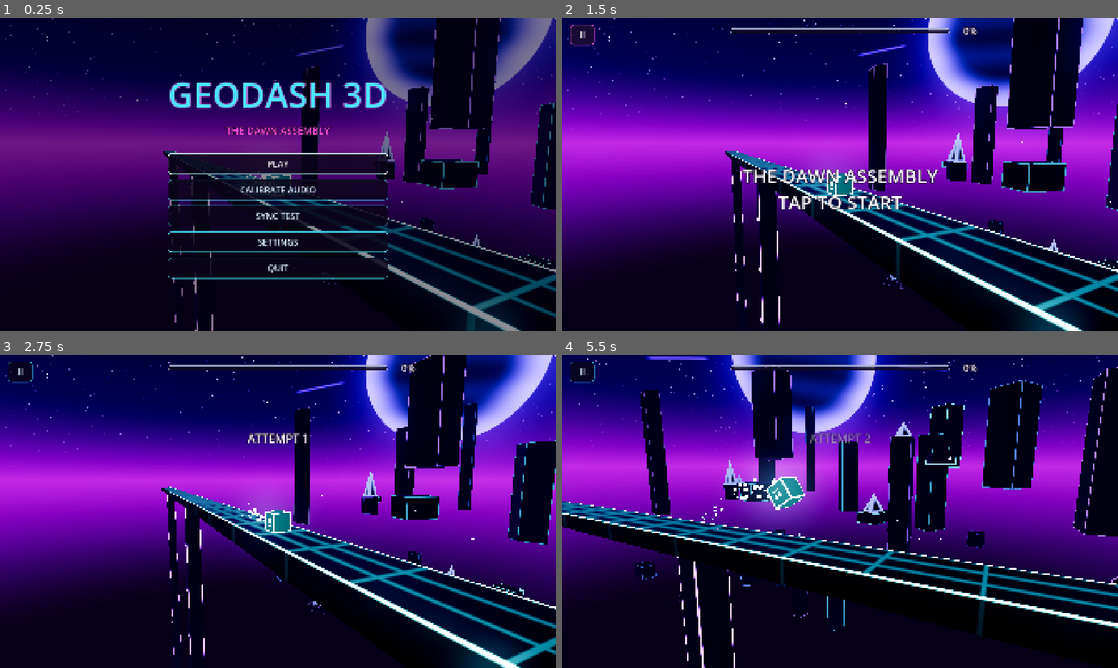
Above: before the commit, frames 1-4 (two rows, left to right).
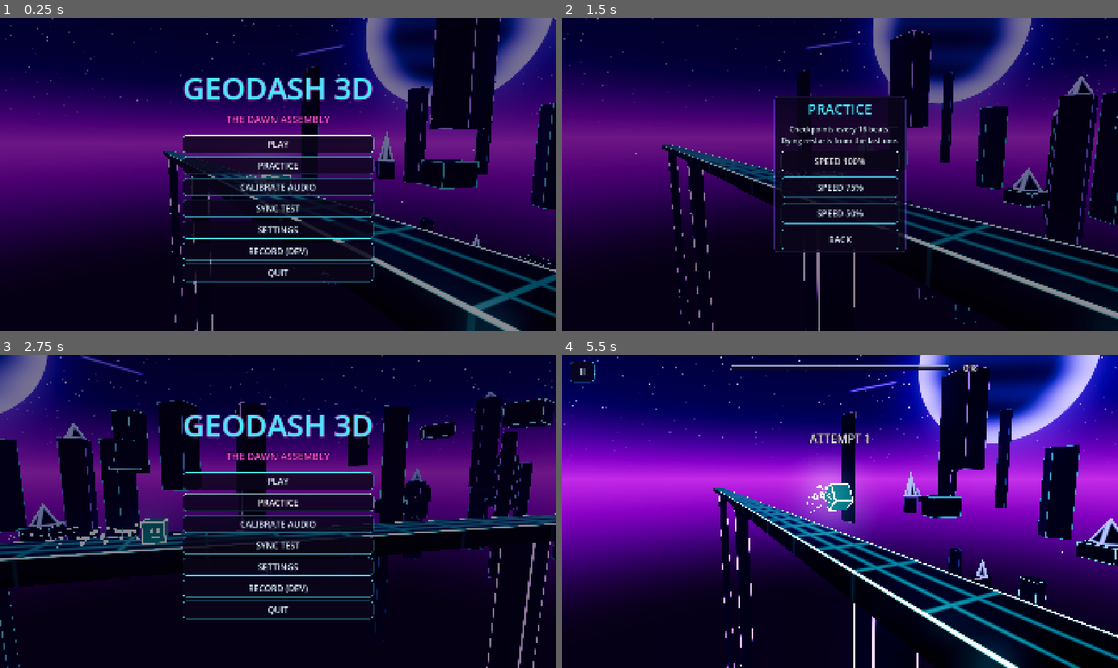
Above: after the commit, the same moments.

Repository: hangocdung/geoDash3d
Game: Godot game, scene res://src/ui/menu/main_menu.tscn
Two runs of this game, one before a commit and one after it. Both use one fixed random seed, a clock stepped at 60 frames per second and the inputs below.
Inputs (mouse positions are in pixels of both pictures, inside the frame that each line leads up to):
- Up to frame 1 (0.25 s): no input
- Up to frame 2 (1.5 s): click (840, 165) at 0.5 s, where only the run after the commit has a clickable "PRACTICE"; click (584, 33) at 1.25 s, where only the run before the commit has a clickable "II"
- Up to frame 3 (2.75 s): click (278, 577) at 2 s, where only the run after the commit has a clickable "BACK"
- Up to frame 4 (5.5 s): click "II" (after the commit: "PLAY") at 2.75 s; click "II" at 3.5 s; tap Enter at 4.25 s; move the mouse to (962, 495) at 4.27 s; hold Right 4.28-5.03 s; hold Space (tap) 4.28-5.03 s; click (962, 495) at 4.42 s; tap J at 4.55, 5.1 s; move the mouse to (728, 527) at 5.02 s; hold S from 5.03 s (still down); click (728, 527) at 5.17 s; tap K at 5.3 s

The runs differ from the first frame. In frame 1, 10% of the frame differs, in the area x 30-70%, y 19-85%; in frame 2, 66%, in the area x 0-100%, y 0-100%; in frame 3, 65%; in frame 4, 64%.

Commit message:
feat(authoring): practice mode, record mode and .sm import
- GD3-033 Practice: checkpoints every 16 beats + section starts, restart before last checkpoint, 100/75/50% speed
- GD3-030 Recorder scene: 3-lane tapping over a scrolling timeline, undo/clear/seek/slow-down, raw recording JSON
- GD3-031 sm_to_recording.py converts StepMania/ArrowVortex charts to recordings
- draft_chart.py: plan 'fixed' and 'recording' (replace/merge) support with reachability checks
- Compact main menu; mouse taps reach calibration screen

Co-Authored-By: Claude Opus 5.5 <noreply@anthropic.com>

Diff:
--- /dev/null
+++ b/src/authoring/recorder/recorder.gd
@@ -0,0 +1,160 @@
+# Record mode (dev tool): play the song and tap along; taps are saved raw (time + lane) to
+# assets/music/<id>.recording.json for tools/audio/draft_chart.py to quantize into a chart.
+# Lanes: Space/J/click = 0, K = 1, L = 2. See HELP_TEXT for the other keys.
+# Related: recording.gd, recorder_timeline.gd, docs/chart_format.md
+class_name Recorder
+extends Control
+
+const SEEK_BEATS: float = 8.0
+const GRIDS: Array[float] = [1.0, 0.5, 0.25]
+const RATES: Array[float] = [0.5, 0.75, 1.0]
+const LANE_KEYS: Dictionary[Key, int] = {KEY_SPACE: 0, KEY_J: 0, KEY_K: 1, KEY_L: 2}
+const HELP_TEXT: String = "[Space/J/K/L] tap lane 0/0/1/2   [Backspace] undo   [X] clear from here   [G] grid\n" \
+		+ "[-/=] speed   [P] pause   [←/→] seek 2 bars   [Home] restart   [S] save   [Esc] save & exit"
+
+var _chart_path: String = Scenes.DEFAULT_CHART
+var _chart: LevelChart
+var _song: AudioStream
+var _recording: Recording
+var _clock: SongClock
+var _timeline: RecorderTimeline
+var _status: Label
+var _grid_index: int = 1
+var _rate_index: int = 2
+var _dirty: bool = false
+
+
+func _ready() -> void:
+	theme = UiTheme.get_theme()
+	set_anchors_preset(Control.PRESET_FULL_RECT)
+	for argument: String in OS.get_cmdline_user_args():
+		if argument.begins_with("--record-chart="):
+			_chart_path = argument.trim_prefix("--record-chart=")
+	_build_layout()
+	_chart = ChartLoader.load_file(_chart_path, GameplayConfig.create_default())
+	_song = load(_chart.song_path) as AudioStream if _chart != null else null
+	if _song == null:
+		_status.text = "Cannot load chart/song: %s" % _chart_path
+		return
+	_recording = Recording.load_file(Recording.path_for_chart(_chart_path))
+	_recording.song_path = _chart.song_path
+	_timeline.tempo = _chart.tempo
+	_timeline.recording = _recording
+	_build_clock()
+	_seek_to(0.0)
+
+
+func _process(_delta: float) -> void:
+	if _clock == null:
+		return
+	var time_sec: float = _clock.frame_time()
+	var beat: float = _chart.beat_at_time(time_sec)
+	_timeline.now_sec = time_sec
+	_timeline.grid_beats = GRIDS[_grid_index]
+	_status.text = "%s   %.2f s   bar %d beat %d   taps %d   grid 1/%d   speed %d%%   %s%s" % [
+		_chart.title, time_sec, floori(beat / 4.0) + 1, posmod(floori(beat), 4) + 1, _recording.count(),
+		roundi(1.0 / GRIDS[_grid_index]), roundi(RATES[_rate_index] * 100.0),
+		"PAUSED   " if _clock.state == SongClock.State.PAUSED else "", "unsaved" if _dirty else "saved"]
+
+
+## _input (not _unhandled_input): full-screen controls would otherwise swallow mouse taps.
+func _input(event: InputEvent) -> void:
+	if _clock == null:
+		return
+	if event is InputEventMouseButton and event.is_pressed() and (event as InputEventMouseButton).button_index == MOUSE_BUTTON_LEFT:
+		_record_tap(0)
+		return
+	if not (event is InputEventKey and event.is_pressed() and not event.is_echo()):
+		return
+	var key: Key = (event as InputEventKey).physical_keycode
+	if LANE_KEYS.has(key):
+		_record_tap(LANE_KEYS[key])
+		return
+	match key:
+		KEY_BACKSPACE:
+			_dirty = _recording.remove_last_before(_clock.now()) or _dirty
+		KEY_X:
+			_dirty = _recording.clear_from(_clock.frame_time()) > 0 or _dirty
+		KEY_G:
+			_grid_index = (_grid_index + 1) % GRIDS.size()
+		KEY_MINUS:
+			_set_rate(maxi(_rate_index - 1, 0))
+		KEY_EQUAL:
+			_set_rate(mini(_rate_index + 1, RATES.size() - 1))
+		KEY_P:
+			if _clock.state == SongClock.State.PAUSED:
+				_clock.resume(0.0)
+			else:
+				_clock.pause()
+		KEY_LEFT:
+			_seek_by_beats(-SEEK_BEATS)
+		KEY_RIGHT:
+			_seek_by_beats(SEEK_BEATS)
+		KEY_HOME:
+			_seek_to(0.0)
+		KEY_S:
+			_save()
+		KEY_ESCAPE:
+			_save()
+			Scenes.go_to(get_tree(), Scenes.MAIN_MENU)
+
+
+func _record_tap(lane: int) -> void:
+	if _clock.state != SongClock.State.PLAYING:
+		return
+	_recording.add_tap(_clock.now(), lane)
+	_dirty = true
+
+
+func _save() -> void:
+	if not _dirty:
+		return
+	if _recording.save_file(Recording.path_for_chart(_chart_path)) == OK:
+		_dirty = false
+
+
+func _set_rate(index: int) -> void:
+	_rate_index = index
+	_clock.playback_rate = RATES[_rate_index]
+	_seek_to(_clock.frame_time())
+
+
+func _seek_by_beats(beats: float) -> void:
+	var beat: float = _chart.beat_at_time(_clock.frame_time()) + beats
+	_seek_to(_chart.time_at(beat))
+
+
+func _seek_to(time_sec: float) -> void:
+	var target: float = clampf(time_sec, 0.0, _song.get_length() - 0.5)
+	_clock.start(_song, target, 1.0 if target <= 0.0 else 0.0)
+
+
+func _build_clock() -> void:
+	_clock = SongClock.new()
+	_clock.name = "SongClock"
+	var player := AudioStreamPlayer.new()
+	player.name = "Music"
+	player.volume_db = UserSettings.music_volume_db
+	_clock.add_child(player)
+	_clock.audio_player = player
+	_clock.calibration_offset_sec = UserSettings.audio_offset_sec
+	add_child(_clock)
+
+
+func _build_layout() -> void:
+	var background := ColorRect.new()
+	background.color = Color(0.03, 0.01, 0.08)
+	background.set_anchors_preset(Control.PRESET_FULL_RECT)
+	add_child(background)
+	var column := VBoxContainer.new()
+	column.set_anchors_preset(Control.PRESET_FULL_RECT)
+	column.add_theme_constant_override("separation", 24)
+	add_child(column)
+	column.add_child(UiTheme.make_label("RECORD MODE", 52, UiTheme.ACCENT))
+	_status = UiTheme.make_label("", 28)
+	column.add_child(_status)
+	_timeline = RecorderTimeline.new()
+	_timeline.custom_minimum_size = Vector2(0, 360)
+	_timeline.size_flags_vertical = Control.SIZE_EXPAND_FILL
+	column.add_child(_timeline)
+	column.add_child(UiTheme.make_label(HELP_TEXT, 24, Color(0.7, 0.75, 0.9)))
--- /dev/null
+++ b/src/authoring/recorder/recorder.tscn
@@ -0,0 +1,12 @@
+[gd_scene format=3]
+
+[ext_resource type="Script" path="res://src/authoring/recorder/recorder.gd" id="1_recorder"]
+
+[node name="Recorder" type="Control"]
+layout_mode = 3
+anchors_preset = 15
+anchor_right = 1.0
+anchor_bottom = 1.0
+grow_horizontal = 2
+grow_vertical = 2
+script = ExtResource("1_recorder")
--- /dev/null
+++ b/src/authoring/recorder/recorder_timeline.gd
@@ -0,0 +1,66 @@
+# Scrolling timeline for the recorder: beat/bar grid, recorded taps per lane (raw dot + snapped
+# diamond at the current grid) and a fixed playhead. Pure drawing, fed by Recorder each frame.
+# Related: src/authoring/recorder/recorder.gd, src/authoring/recorder/recording.gd
+class_name RecorderTimeline
+extends Control
+
+const PAST_SEC: float = 2.5
+const FUTURE_SEC: float = 5.0
+const LANE_COUNT: int = 3
+const LANE_COLORS: Array[Color] = [Color(1.0, 0.3, 0.85), Color(1.0, 0.75, 0.2), Color(0.55, 1.0, 0.35)]
+
+var tempo: TempoMap
+var recording: Recording
+var now_sec: float = 0.0
+var grid_beats: float = 0.5
+
+
+func _process(_delta: float) -> void:
+	queue_redraw()
+
+
+func _draw() -> void:
+	if tempo == null or recording == null:
+		return
+	draw_rect(Rect2(Vector2.ZERO, size), Color(0.05, 0.03, 0.12, 0.9))
+	var start_time: float = now_sec - PAST_SEC
+	var end_time: float = now_sec + FUTURE_SEC
+	var font: Font = get_theme_default_font()
+	var first_beat: int = floori(tempo.time_to_beat(start_time) / grid_beats)
+	var last_beat: int = ceili(tempo.time_to_beat(end_time) / grid_beats)
+	for step: int in range(first_beat, last_beat + 1):
+		var beat: float = step * grid_beats
+		var x: float = _x_for(tempo.beat_to_time(beat))
+		var whole: bool = is_equal_approx(beat, roundf(beat))
+		var bar: bool = whole and posmod(roundi(beat), 4) == 0
+		var color := Color(0.45, 0.4, 0.9, 0.9 if bar else (0.45 if whole else 0.18))
+		draw_line(Vector2(x, 0), Vector2(x, size.y), color, 2.0 if bar else 1.0)
+		if bar:
+			draw_string(font, Vector2(x + 4, 22), str(roundi(beat) / 4 + 1), HORIZONTAL_ALIGNMENT_LEFT, -1, 18,
+					Color(0.7, 0.7, 1.0))
+	var from_index: int = recording.tap_times.bsearch(start_time)
+	for index: int in range(from_index, recording.count()):
+		var tap_time: float = recording.tap_times[index]
+		if tap_time > end_time:
+			break
+		var lane: int = clampi(recording.tap_lanes[index], 0, LANE_COUNT - 1)
+		var y: float = _y_for_lane(lane)
+		var snapped_beat: float = roundf(tempo.time_to_beat(tap_time) / grid_beats) * grid_beats
+		var snapped_x: float = _x_for(tempo.beat_to_time(snapped_beat))
+		draw_circle(Vector2(_x_for(tap_time), y), 3.0, Color(1, 1, 1, 0.5))
+		_draw_diamond(Vector2(snapped_x, y), 11.0, LANE_COLORS[lane])
+	var playhead: float = _x_for(now_sec)
+	draw_line(Vector2(playhead, 0), Vector2(playhead, size.y), Color(0.4, 1.0, 1.0), 3.0)
+
+
+func _x_for(time_sec: float) -> float:
+	return (time_sec - (now_sec - PAST_SEC)) / (PAST_SEC + FUTURE_SEC) * size.x
+
+
+func _y_for_lane(lane: int) -> float:
+	return size.y * (float(lane) + 1.0) / float(LANE_COUNT + 1)
+
+
+func _draw_diamond(center: Vector2, radius: float, color: Color) -> void:
+	draw_colored_polygon(PackedVector2Array([center + Vector2(0, -radius), center + Vector2(radius, 0),
+			center + Vector2(0, radius), center + Vector2(-radius, 0)]), color)
--- /dev/null
+++ b/src/authoring/recorder/recording.gd
@@ -0,0 +1,75 @@
+# Raw tap recording for charting: taps stored as song time + lane, quantized only when drafting
+# the chart (tools/audio/draft_chart.py), so a recording survives tempo/offset fixes.
+# File: assets/music/<id>.recording.json. Related: recorder.gd, tools/charting/sm_to_recording.py
+class_name Recording
+extends RefCounted
+
+const VERSION: int = 1
+
+## Sorted by time.
+var tap_times: PackedFloat64Array = []
+var tap_lanes: PackedInt32Array = []
+var song_path: String = ""
+
+
+static func path_for_chart(chart_path: String) -> String:
+	return chart_path.trim_suffix(".chart.json") + ".recording.json"
+
+
+static func load_file(path: String) -> Recording:
+	var recording := Recording.new()
+	if not FileAccess.file_exists(path):
+		return recording
+	var data: Variant = JSON.parse_string(FileAccess.get_file_as_string(path))
+	if typeof(data) != TYPE_DICTIONARY:
+		push_error("Recording: '%s' is not a JSON object" % path)
+		return recording
+	var root: Dictionary = data as Dictionary
+	recording.song_path = str(root.get("song", ""))
+	for entry: Variant in root.get("taps", []) as Array:
+		if typeof(entry) != TYPE_DICTIONARY:
+			continue
+		var tap: Dictionary = entry as Dictionary
+		recording.add_tap(float(tap.get("time_sec", 0.0)), int(tap.get("lane", 0)))
+	return recording
+
+
+func save_file(path: String) -> Error:
+	var taps: Array[Dictionary] = []
+	for index: int in tap_times.size():
+		taps.append({"time_sec": snappedf(tap_times[index], 0.0001), "lane": tap_lanes[index]})
+	var file: FileAccess = FileAccess.open(path, FileAccess.WRITE)
+	if file == null:
+		push_error("Recording: cannot write '%s' (%s)" % [path, error_string(FileAccess.get_open_error())])
+		return FileAccess.get_open_error()
+	file.store_string(JSON.stringify({"version": VERSION, "song": song_path, "taps": taps}, "\t") + "\n")
+	return OK
+
+
+func add_tap(time_sec: float, lane: int) -> void:
+	var index: int = tap_times.bsearch(time_sec)
+	tap_times.insert(index, time_sec)
+	tap_lanes.insert(index, lane)
+
+
+## Removes the tap closest before `time_sec` (undo while recording).
+func remove_last_before(time_sec: float) -> bool:
+	var index: int = tap_times.bsearch(time_sec) - 1
+	if index < 0:
+		return false
+	tap_times.remove_at(index)
+	tap_lanes.remove_at(index)
+	return true
+
+
+## Clears every tap at or after `time_sec` (re-record from here).
+func clear_from(time_sec: float) -> int:
+	var index: int = tap_times.bsearch(time_sec)
+	var removed: int = tap_times.size() - index
+	tap_times.resize(index)
+	tap_lanes.resize(index)
+	return removed
+
+
+func count() -> int:
+	return tap_times.size()
--- /dev/null
+++ b/src/gameplay/simulation/practice_tracker.gd
@@ -0,0 +1,46 @@
+# Practice mode checkpoints: one every CHECKPOINT_SPACING beats plus every section start. A checkpoint
+# counts once the player passes it alive; after a death the run restarts a short run-up before it.
+# Related: src/presentation/level/level_runner.gd, src/gameplay/chart/level_chart.gd
+class_name PracticeTracker
+extends RefCounted
+
+const CHECKPOINT_SPACING: float = 16.0
+## Beats of run-up before the checkpoint when restarting.
+const RUN_UP_BEATS: float = 2.0
+const PASS_MARGIN_BEATS: float = 0.5
+
+var checkpoints: PackedFloat64Array = []
+var _chart: LevelChart
+var _reached_index: int = -1
+
+
+func _init(chart: LevelChart) -> void:
+	_chart = chart
+	var beat: float = CHECKPOINT_SPACING
+	while beat < chart.end_beat:
+		checkpoints.append(beat)
+		beat += CHECKPOINT_SPACING
+	for section: ChartItems.Section in chart.sections:
+		if section.beat > 0.0 and section.beat < chart.end_beat and not checkpoints.has(section.beat):
+			checkpoints.append(section.beat)
+	checkpoints.sort()
+
+
+## Returns true when `beat` passes a new checkpoint.
+func update(beat: float) -> bool:
+	var passed: bool = false
+	while _reached_index + 1 < checkpoints.size() and beat >= checkpoints[_reached_index + 1] + PASS_MARGIN_BEATS:
+		_reached_index += 1
+		passed = true
+	return passed
+
+
+## Where the next attempt should start (safe start with a run-up before the last checkpoint).
+func restart_beat(default_start: float) -> float:
+	if _reached_index < 0:
+		return default_start
+	return _chart.safe_start_beat(checkpoints[_reached_index] - RUN_UP_BEATS)
+
+
+func reached_count() -> int:
+	return _reached_index + 1
--- a/src/presentation/level/launch_options.gd
+++ b/src/presentation/level/launch_options.gd
@@ -21,6 +21,12 @@
 var debug_clock: bool = false
 ## Menu background: autoplay, no HUD, no input, loops forever.
 var attract_mode: bool = false
+## Practice: checkpoints, restart from the last one, optional slower playback.
+var practice: bool = false
+var playback_rate: float = 1.0
+
+## Options handed from a menu to the next level scene (consumed once).
+static var _next_run: LaunchOptions
 
 
 static func from_command_line() -> LaunchOptions:
@@ -62,6 +68,23 @@
 	return options
 
 
+static func set_next_run(next_options: LaunchOptions) -> void:
+	_next_run = next_options
+
+
+static func take_next_run() -> LaunchOptions:
+	var next_options: LaunchOptions = _next_run
+	_next_run = null
+	return next_options
+
+
+static func practice_run(rate: float) -> LaunchOptions:
+	var options := LaunchOptions.new()
+	options.practice = true
+	options.playback_rate = rate
+	return options
+
+
 static func attract() -> LaunchOptions:
 	var options := LaunchOptions.new()
 	options.autoplay = true
--- a/src/presentation/level/level_runner.gd
+++ b/src/presentation/level/level_runner.gd
@@ -30,6 +30,7 @@
 var _attempt: int = 0
 var _death_beat: float = 0.0
 var _restart_timer: float = 0.0
+var _practice: PracticeTracker
 
 @onready var song_clock: SongClock = $SongClock
 @onready var environment_director: EnvironmentDirector = $EnvironmentDirector
@@ -44,7 +45,9 @@
 
 
 func _ready() -> void:
-	options = preset_options if preset_options != null else LaunchOptions.from_command_line()
+	options = preset_options if preset_options != null else LaunchOptions.take_next_run()
+	if options == null:
+		options = LaunchOptions.from_command_line()
 	var config: GameplayConfig = gameplay_config if gameplay_config != null else GameplayConfig.create_default()
 	var path: String = options.chart_path if not options.chart_path.is_empty() else chart_path
 	chart = ChartLoader.load_file(path, config)
@@ -60,6 +63,10 @@
 	song_clock.drive_mode = SongClock.DriveMode.FRAME_DELTA if options.frame_delta_clock \
 			else SongClock.DriveMode.AUDIO_SYNC
 	song_clock.calibration_offset_sec = UserSettings.audio_offset_sec
+	song_clock.playback_rate = options.playback_rate
+	if options.practice:
+		_practice = PracticeTracker.new(chart)
+		hud.show_mode("PRACTICE  %d%%" % roundi(options.playback_rate * 100.0))
 	song_clock.song_finished.connect(_on_song_finished)
 	UserSettings.changed.connect(_apply_volume)
 	_apply_volume()
@@ -125,6 +132,8 @@
 			else:
 				simulation.advance_to(beat)
 			_router.fire_vfx_cues(beat)
+			if _practice != null and not simulation.is_dead and _practice.update(simulation.current_beat):
+				hud.show_toast("CHECKPOINT %d" % _practice.reached_count())
 			if options.debug_clock and Engine.get_process_frames() % 30 == 0:
 				print("CLOCK t=%.3f drift_ms=%.2f latency_ms=%.1f fps=%d" % [song_clock.frame_time(),
 						song_clock.audio_drift() * 1000.0, AudioServer.get_output_latency() * 1000.0,
@@ -200,6 +209,8 @@
 	_restart_timer = RESTART_DELAY_SEC
 	song_clock.stop()
 	_router.on_player_died(beat)
+	if _practice != null:
+		start_beat = _practice.restart_beat(-COUNT_IN_BEATS)
 
 
 func _on_run_completed(_beat: float) -> void:
@@ -207,7 +218,8 @@
 	if options.attract_mode:
 		return
 	var counts: PackedInt32Array = simulation.grade_counts
-	hud.run_menu.open("LEVEL COMPLETE\nPERFECT %d   GREAT %d   GOOD %d   MISS %d" % [counts[0], counts[1],
+	var title: String = "PRACTICE COMPLETE" if _practice != null else "LEVEL COMPLETE"
+	hud.run_menu.open("%s\nPERFECT %d   GREAT %d   GOOD %d   MISS %d" % [title, counts[0], counts[1],
 			counts[2], counts[3]], false)
 
 
--- a/src/ui/calibration/calibration_screen.gd
+++ b/src/ui/calibration/calibration_screen.gd
@@ -130,6 +130,8 @@
 	var background := ColorRect.new()
 	background.color = Color(0.03, 0.01, 0.08)
 	background.set_anchors_preset(Control.PRESET_FULL_RECT)
+	# Let screen taps fall through to _unhandled_input (mouse/touch calibration).
+	background.mouse_filter = Control.MOUSE_FILTER_IGNORE
 	add_child(background)
 	var column := VBoxContainer.new()
 	column.set_anchors_preset(Control.PRESET_CENTER)
@@ -137,6 +139,7 @@
 	column.grow_vertical = Control.GROW_DIRECTION_BOTH
 	column.alignment = BoxContainer.ALIGNMENT_CENTER
 	column.add_theme_constant_override("separation", 26)
+	column.mouse_filter = Control.MOUSE_FILTER_IGNORE
 	add_child(column)
 	column.add_child(UiTheme.make_label("AUDIO CALIBRATION", 56, UiTheme.ACCENT))
 	_indicator = UiTheme.make_label("", 96, UiTheme.HOT)
--- a/src/ui/hud/hud.gd
+++ b/src/ui/hud/hud.gd
@@ -25,6 +25,7 @@
 var _attempt_fade: float = 0.0
 var run_menu: RunMenu
 var _pause_button: Button
+var _mode_label: Label
 
 
 func _ready() -> void:
@@ -43,6 +44,8 @@
 	_pause_button.position = Vector2(28, 22)
 	_pause_button.pressed.connect(func() -> void: pause_pressed.emit())
 	root.add_child(_pause_button)
+	_mode_label = _make_label(root, 28, Control.PRESET_TOP_LEFT, Vector2(130, 34))
+	_mode_label.add_theme_color_override("font_color", Color(0.55, 1.0, 0.45))
 	run_menu = RunMenu.new()
 	add_child(run_menu)
 
@@ -74,8 +77,18 @@
 
 
 func show_attempt(attempt: int) -> void:
-	_attempt_label.text = "ATTEMPT %d" % attempt
+	show_toast("ATTEMPT %d" % attempt)
+
+
+## Short centered notice that fades out (attempts, checkpoints).
+func show_toast(text: String) -> void:
+	_attempt_label.text = text
 	_attempt_fade = 1.6
+
+
+## Persistent mode tag next to the pause button (e.g. PRACTICE 75%).
+func show_mode(text: String) -> void:
+	_mode_label.text = text
 
 
 func show_message(text: String) -> void:
--- a/src/ui/menu/main_menu.gd
+++ b/src/ui/menu/main_menu.gd
@@ -5,10 +5,13 @@
 extends Node
 
 const LEVEL_SCENE: PackedScene = preload("res://src/presentation/level/level.tscn")
+const PRACTICE_RATES: Array[float] = [1.0, 0.75, 0.5]
 
 var _menu_column: VBoxContainer
 var _settings_button: Button
 var _settings: SettingsPanel
+var _practice_panel: PanelContainer
+var _practice_button: Button
 var _root: Control
 
 
@@ -44,27 +47,30 @@
 	_menu_column.grow_horizontal = Control.GROW_DIRECTION_BOTH
 	_menu_column.grow_vertical = Control.GROW_DIRECTION_BOTH
 	_menu_column.alignment = BoxContainer.ALIGNMENT_CENTER
-	_menu_column.add_theme_constant_override("separation", 18)
+	_menu_column.add_theme_constant_override("separation", 12)
 	_root.add_child(_menu_column)
-	var title: Label = UiTheme.make_label("GEODASH 3D", 120, UiTheme.ACCENT)
+	var title: Label = UiTheme.make_label("GEODASH 3D", 104, UiTheme.ACCENT)
 	title.add_theme_color_override("font_outline_color", UiTheme.HOT)
 	title.add_theme_constant_override("outline_size", 6)
 	_menu_column.add_child(title)
 	_menu_column.add_child(UiTheme.make_label("THE DAWN ASSEMBLY", 34, UiTheme.HOT))
 	var spacer := Control.new()
-	spacer.custom_minimum_size = Vector2(0, 20)
+	spacer.custom_minimum_size = Vector2(0, 8)
 	_menu_column.add_child(spacer)
 	var play: Button = _add_button("PLAY", func() -> void: Scenes.go_to(get_tree(), Scenes.LEVEL))
+	_practice_button = _add_button("PRACTICE", _open_practice)
 	_add_button("CALIBRATE AUDIO", func() -> void: Scenes.go_to(get_tree(), Scenes.CALIBRATION))
 	_add_button("SYNC TEST", func() -> void: Scenes.go_to(get_tree(), Scenes.METRONOME))
 	_settings_button = _add_button("SETTINGS", _open_settings)
+	if OS.is_debug_build():
+		_add_button("RECORD (DEV)", func() -> void: Scenes.go_to(get_tree(), Scenes.RECORDER))
 	if not OS.has_feature("mobile"):
 		_add_button("QUIT", func() -> void: get_tree().quit())
 	play.grab_focus()
 
 
 func _add_button(text: String, action: Callable) -> Button:
-	var button: Button = UiTheme.make_button(text)
+	var button: Button = UiTheme.make_button(text, 420.0, 62.0)
 	button.pressed.connect(action)
 	_menu_column.add_child(button)
 	return button
@@ -85,3 +91,38 @@
 	_settings = null
 	_menu_column.visible = true
 	_settings_button.grab_focus()
+
+
+func _open_practice() -> void:
+	_menu_column.visible = false
+	_practice_panel = PanelContainer.new()
+	_practice_panel.set_anchors_preset(Control.PRESET_CENTER)
+	_practice_panel.grow_horizontal = Control.GROW_DIRECTION_BOTH
+	_practice_panel.grow_vertical = Control.GROW_DIRECTION_BOTH
+	var column := VBoxContainer.new()
+	column.add_theme_constant_override("separation", 18)
+	_practice_panel.add_child(column)
+	column.add_child(UiTheme.make_label("PRACTICE", 48, UiTheme.ACCENT))
+	column.add_child(UiTheme.make_label("Checkpoints every 16 beats.
+Dying restarts from the last one.", 26))
+	var first: Button = null
+	for rate: float in PRACTICE_RATES:
+		var button: Button = UiTheme.make_button("SPEED %d%%" % roundi(rate * 100.0), 360.0)
+		button.pressed.connect(func() -> void:
+			LaunchOptions.set_next_run(LaunchOptions.practice_run(rate))
+			Scenes.go_to(get_tree(), Scenes.LEVEL))
+		column.add_child(button)
+		if first == null:
+			first = button
+	var back: Button = UiTheme.make_button("BACK", 360.0)
+	back.pressed.connect(_close_practice)
+	column.add_child(back)
+	_root.add_child(_practice_panel)
+	first.grab_focus()
+
+
+func _close_practice() -> void:
+	_practice_panel.queue_free()
+	_practice_panel = null
+	_menu_column.visible = true
+	_practice_button.grab_focus()
--- a/src/ui/scenes.gd
+++ b/src/ui/scenes.gd
@@ -7,6 +7,7 @@
 const LEVEL: String = "res://src/presentation/level/level.tscn"
 const CALIBRATION: String = "res://src/ui/calibration/calibration_screen.tscn"
 const METRONOME: String = "res://src/authoring/metronome/metronome.tscn"
+const RECORDER: String = "res://src/authoring/recorder/recorder.tscn"
 const DEFAULT_CHART: String = "res://assets/music/the_dawn_assembly.chart.json"
 
 
--- a/src/ui/theme/ui_theme.gd
+++ b/src/ui/theme/ui_theme.gd
@@ -46,10 +46,10 @@
 	return theme
 
 
-static func make_button(text: String, minimum_width: float = 420.0) -> Button:
+static func make_button(text: String, minimum_width: float = 420.0, height: float = 72.0) -> Button:
 	var button := Button.new()
 	button.text = text
-	button.custom_minimum_size = Vector2(minimum_width, 72.0)
+	button.custom_minimum_size = Vector2(minimum_width, height)
 	return button
 
 
--- a/tests/gameplay/test_run_simulation.gd
+++ b/tests/gameplay/test_run_simulation.gd
@@ -99,3 +99,18 @@
 	assert_false(simulation.is_dead, "died at beat %.3f" % simulation.current_beat)
 	assert_true(simulation.is_completed)
 	assert_eq(simulation.grade_counts[Judgement.Grade.PERFECT], 24)
+
+
+func test_practice_checkpoints_restart_before_last_passed() -> void:
+	var chart: LevelChart = ChartFixtures.make_chart([{"beat": 17, "type": "jump"}, {"beat": 33, "type": "jump"}],
+			120.0, 7.0, 48.0)
+	var tracker := PracticeTracker.new(chart)
+	assert_eq(tracker.checkpoints, PackedFloat64Array([16.0, 32.0]))
+	assert_almost_eq(tracker.restart_beat(-4.0), -4.0, 0.0001, "no checkpoint yet")
+	assert_false(tracker.update(16.2))
+	assert_true(tracker.update(16.6))
+	assert_almost_eq(tracker.restart_beat(-4.0), 14.0, 0.0001, "run-up before checkpoint 16")
+	assert_true(tracker.update(40.0))
+	# Run-up start 30 is safe (cue at 33 lies ahead with its spike).
+	assert_almost_eq(tracker.restart_beat(-4.0), 30.0, 0.0001)
+	assert_eq(tracker.reached_count(), 2)
Not shown, added: src/authoring/recorder/recorder.gd.uid
Not shown, added: src/authoring/recorder/recorder_timeline.gd.uid
Not shown, added: src/authoring/recorder/recording.gd.uid
Not shown, added: src/gameplay/simulation/practice_tracker.gd.uid
Not shown, added: tools/capture/scene_shot.gd.uid
Not shown, changed: CLAUDE.md
Not shown, changed: docs/chart_format.md
Not shown, changed: docs/roadmap.md
